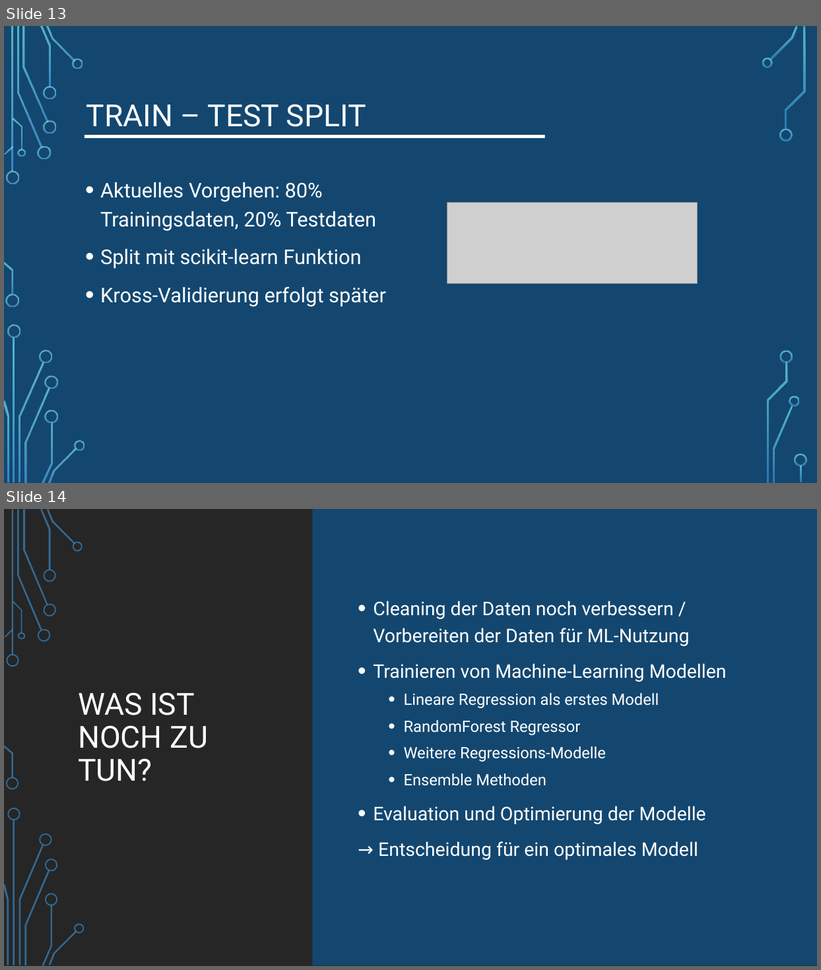
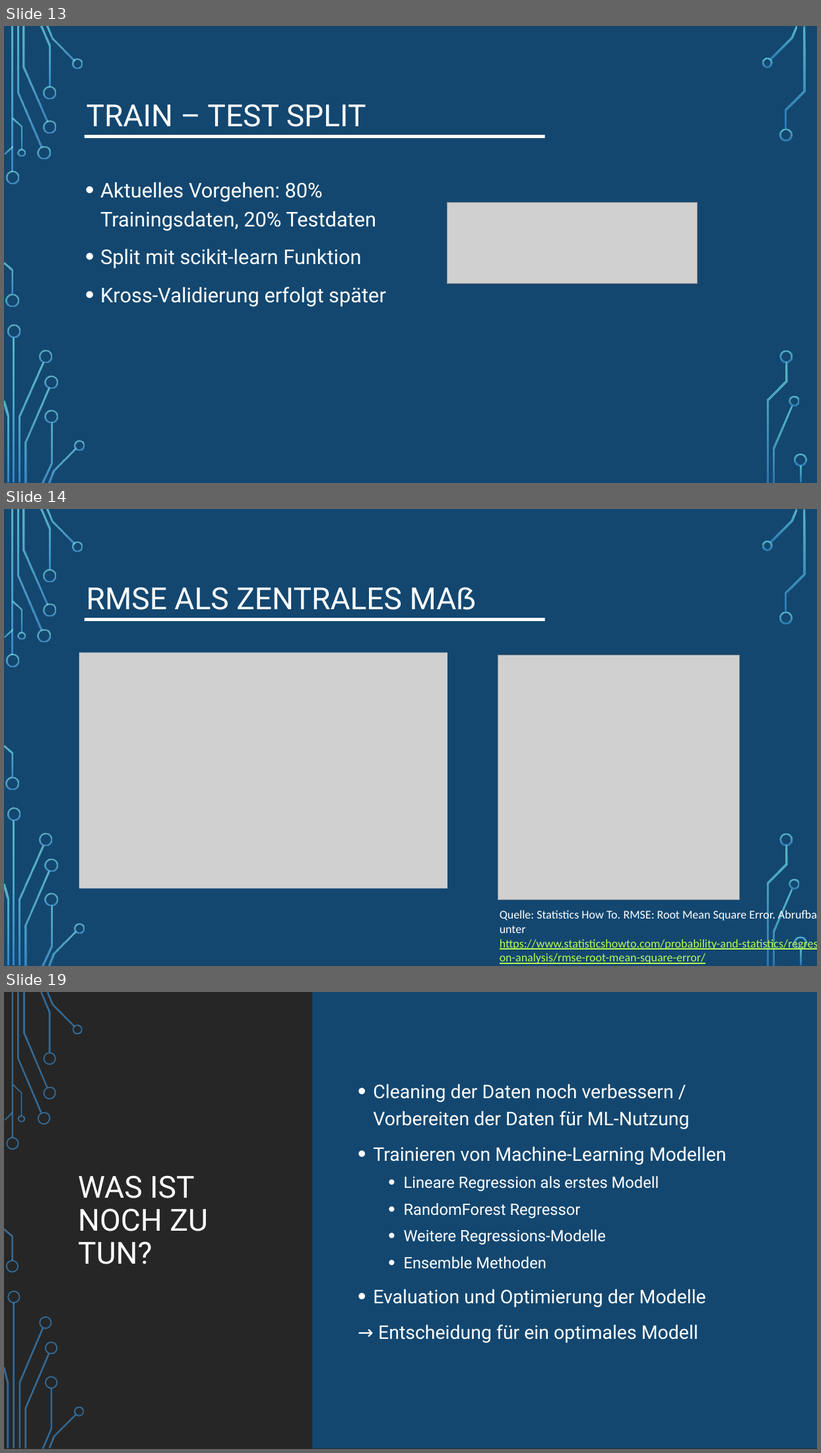
Before and after one commit to LennartFertig/DataExploration_HousePriceSeattle, a slide deck: House_Price_Prediction_Zwischenpräsentation.pptx. Shown one above the other, each under a label of ours: slides 13 and 14 before the commit, slides 13, 14 and 19 after it; the slides between them are not shown. The pictures are 821x970 and 821x1453 pixels, drawn with LibreOffice and Linux fonts; fonts in the diff are those of the drawing; grey boxes stand for pictures; background and template pictures are left out. Boxes give left, top, right and bottom in pixels: in the first picture for what was removed or moved away, otherwise in the second. Text is boxed around its words. In the diff, an @@ line names an element or a change of style, - is before the commit and + after.

```diff
--- a/House_Price_Prediction_Zwischenpräsentation.pptx
+++ b/House_Price_Prediction_Zwischenpräsentation.pptx
@@ slide 14 added at (x1=4, y1=509, x2=817, y2=966), background picture (left out); not listed: 17 template elements that a slide beside it also shows @@
@@ rectangle added at (x1=4, y1=509, x2=817, y2=966), fill #134770 @@
@@ title added at (x1=86, y1=587, x2=402, y2=610), 36 pt, text #FFFFFF @@
+RMSE ALS ZENTRALES MASS
@@ rectangle added at (x1=85, y1=618, x2=545, y2=621), fill #FFFFFF @@
@@ picture added at (x1=79, y1=652, x2=448, y2=889) @@
@@ picture added at (x1=498, y1=656, x2=740, y2=900) @@
@@ group added at (x1=4, y1=509, x2=85, y2=966): 24 freeform shapes, 2 rectangles @@
@@ text added at (x1=500, y1=910, x2=817, y2=964), 14 pt, text #B8FA56, underline @@
+Quelle: Statistics How To. RMSE: Root Mean Square Error. Abrufbar unter https://www.statisticshowto.com/probability-and-statistics/regression-analysis/rmse-root-mean-square-error/
@@ group added at (x1=762, y1=509, x2=807, y2=966): 9 freeform shapes, 1 rectangle @@
@@ what was slide 14 is now slide 19 @@
```
Also in this commit, not shown: 4 other slides added.
